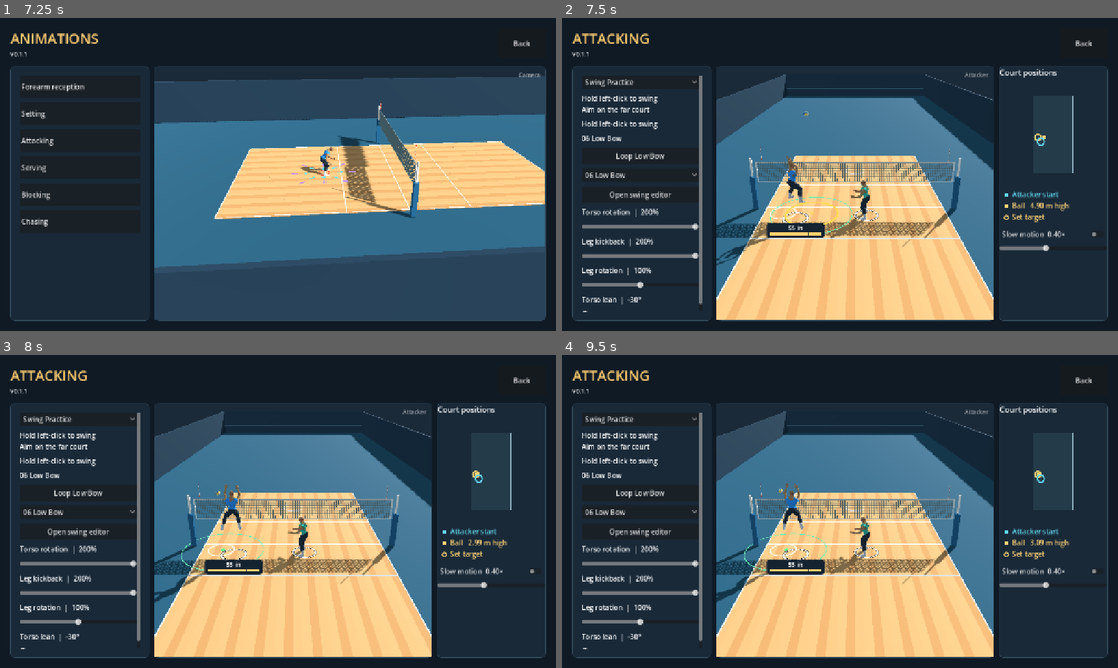
Above: before the commit, frames 1-4 (two rows, left to right).
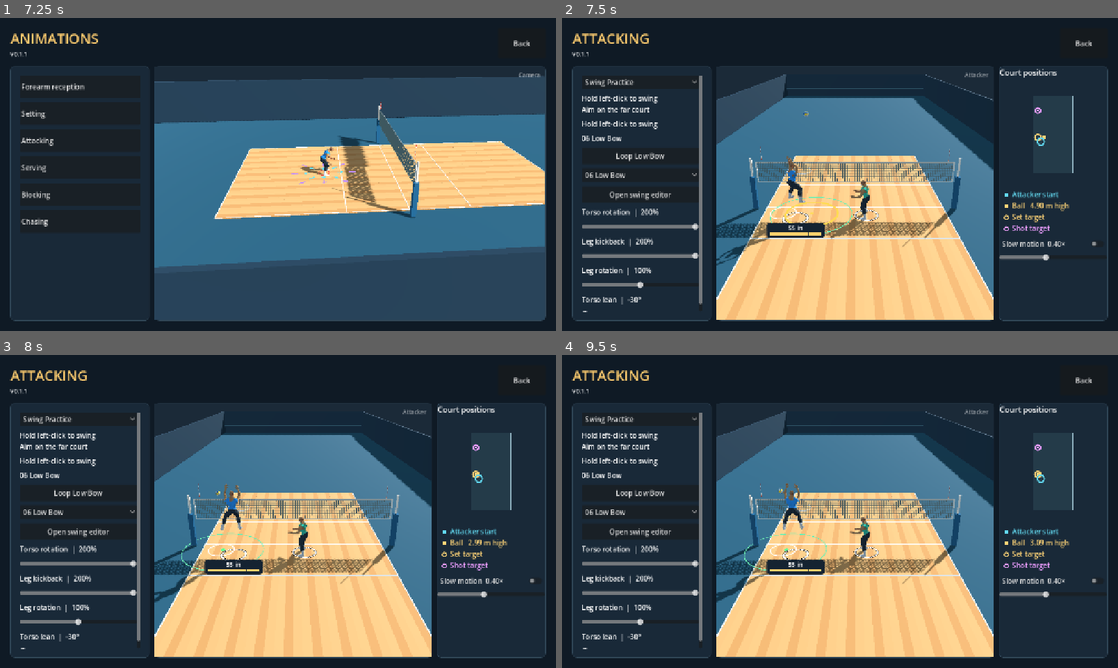
Above: after the commit, the same moments.

Repository: foreandr/volleyball
Game: Godot game, scene res://scenes/main.tscn
Same seed, same stepped clock (60 frames per second), same inputs: the game is played once before the commit and once after it.
Inputs:
- Up to frame 1 (7.25 s): click "Story" at 0.5 s; click "Back" at 1.25 s; click "Story" at 2 s; click "New" at 2.75 s; click "Back" at 3.5 s; click "New" at 4.25 s; click "Save" at 5 s; click "Back" at 5.75 s; click "Continue" at 6.5 s
- Up to frame 2 (7.5 s): click "Attacking" at 7.25 s
- Up to frame 3 (8 s): no input
- Up to frame 4 (9.5 s): click "Open swing editor" at 8 s; click "Back" at 8.75 s

Frame 1 is identical in both runs. In frame 2, 0.7% of the frame differs, in the area x 41-97%, y 28-78%; in frame 3, 0.6%; in frame 4, 0.7%.

Commit message:
Pin attack aim on the court map and match the swing to the shot

Diff:
--- a/scripts/attack_drill.gd
+++ b/scripts/attack_drill.gd
@@ -22,6 +22,9 @@
 const SWING_CONTACT_HEIGHT := 2.22
 const PALM_RADIUS := 0.065
 const SWING_FOLLOW_TIME := 0.49
+const SHOT_AIM_HALF_WIDTH := 7.5
+const SHOT_AIM_NEAR := 4.3
+const SHOT_AIM_FAR := 16.0
 var stage := Stage.SERVE
 var swing_practice := true
 var practice_takeoff := PIN+Vector3(-0.70,RECEIVE_START.y-PIN.y,-0.98)
@@ -51,7 +54,8 @@
 var previous_palm := Vector3.INF
 var swing_hand_speed := 0.0
 var swing_impact_speed := 0.0
-var swing_aim := Vector3(0.0,Flight.FLOOR,9.5)
+var swing_aim := Vector3(PIN.x,Flight.FLOOR,9.5)
+var swing_contact_aim: Vector3
 var swing_contact: Vector3
 var swing_contact_extension := 1.0
 var swing_power := 0.0
@@ -206,7 +210,7 @@
 	return stage == Stage.SET
 
 func aim_swing(point: Vector3) -> void:
-	swing_aim = Vector3(clampf(point.x,-4.4,4.4),Flight.FLOOR,clampf(point.z,4.3,12.9))
+	swing_aim = Vector3(clampf(point.x,-SHOT_AIM_HALF_WIDTH,SHOT_AIM_HALF_WIDTH),Flight.FLOOR,clampf(point.z,SHOT_AIM_NEAR,SHOT_AIM_FAR))
 	swing_target.position = Vector3(swing_aim.x,0.065,swing_aim.z)
 
 func swing_input(pressed: bool) -> void:
@@ -438,7 +442,8 @@
 	swing_power = charge
 	spike_topspin_rps = clampf(swing_impact_speed*0.55,4.0,10.0)
 	pass_origin = swing_contact
-	var target := swing_aim-pass_origin
+	swing_contact_aim = swing_aim
+	var target := swing_contact_aim-pass_origin
 	var speed := clampf(swing_hand_speed*2.2,1.0,32.0)
 	var duration := target.slide(Vector3.UP).length()/speed
 	pass_motion = target/duration+Vector3.UP*Flight.GRAVITY*duration*0.5
@@ -472,13 +477,12 @@
 	for bone in rig.get_bone_count(): pose.append(rig.get_bone_pose(bone))
 	var drive_age := clock-swing_drive_started if is_finite(swing_drive_started) else 0.0
 	var rotation_phase := smoothstep(-0.04,swing_drive_duration+0.05,drive_age) if is_finite(swing_drive_started) else 0.0
-	var aim := rig.to_local(swing_aim)-rig.to_local(setter.global_position)
-	var aim_turn := clampf(atan2(aim.x,aim.z),-0.48,0.48)
+	var shot_aim := swing_contact_aim if stage == Stage.HIT else swing_aim
+	var aim_turn := SpikeArm.follow_heading(shot_aim,contact,rig.global_rotation.y)
 	var power := swing_power if stage == Stage.HIT else swing_charge()
 	var rotation_weight := weight*torso_rotation_scale*lerpf(0.48,1.22,power)
-	var drive_turn := lerpf(-0.57,0.42+aim_turn*0.52,rotation_phase)
-	var finish_turn := SpikeArm.follow_heading(swing_aim,setter.global_position,setter.global_rotation.y)*0.52
-	var turn := lerpf(drive_turn,finish_turn,follow)
+	var drive_turn := lerpf(-0.57,0.36+aim_turn*0.70,rotation_phase)
+	var turn := lerpf(drive_turn,aim_turn*0.52,follow)
 	var airborne := smoothstep(0.08,0.45,setter.position.y-jump.start.y)
 	var leg_release := smoothstep(0.0,1.0,rotation_phase)
 	var leg_turn := tanh(turn*rotation_weight*0.75)*0.32*leg_rotation_scale*airborne*leg_release
@@ -518,7 +522,7 @@
 	# Twist the ribcage around its own axis so the lean stays independent.
 	var chest_axis: Vector3 = (author.point(pose,"neck_01")-author.point(pose,"spine_03")).normalized()
 	author.rotate_world(pose,"spine_03",chest_axis,clampf(turn*rotation_weight,-1.45,1.45))
-	var line_weight := shot_line_weight(swing_aim,contact)
+	var line_weight := shot_line_weight(shot_aim,contact)
 	SpikeArm.apply(pose,author,ball_target,weight,extension,follow,draw_progress,arm_lift,line_weight)
 	var guide_drop := maxf(smoothstep(0.07,0.83,extension),smoothstep(0.0,0.62,follow))
 	SpikeArm.apply_guide_arm(pose,author,Vector3(0.06,0.43,0.64),Vector3(0.26,-0.55,0.15),guide_drop,weight,172.0)
@@ -526,7 +530,10 @@
 		rig.set_bone_pose_rotation(bone,pose[bone].basis.get_rotation_quaternion())
 
 func shot_line_weight(target: Vector3, origin: Vector3) -> float:
-	var across_court := absf(target.x-origin.x)/maxf(target.z-origin.z,0.1)
+	# Only an inward angle crosses the court. Outward aim can still run down the near sideline.
+	var lateral := target.x-origin.x
+	var inward := absf(lateral) if is_zero_approx(origin.x) else -signf(origin.x)*lateral
+	var across_court := inward/maxf(target.z-origin.z,0.1)
 	return 1.0-smoothstep(0.16,0.38,across_court)
 
 func airborne_reach_lean(contact: Vector3) -> Vector2:
--- a/scripts/attack_position_map.gd
+++ b/scripts/attack_position_map.gd
@@ -2,6 +2,7 @@
 
 const START_COLOR := Color("62d9f0")
 const BALL_COLOR := Color("ffd477")
+const SHOT_COLOR := Color("ec9eff")
 const COURT_COLOR := Color("8caebc")
 
 var drill: Node3D
@@ -10,7 +11,7 @@
 var drag_offset := Vector2.ZERO
 
 func _ready() -> void:
-	custom_minimum_size.y = 336
+	custom_minimum_size.y = 358
 	mouse_filter = Control.MOUSE_FILTER_STOP
 
 func _process(_delta: float) -> void:
@@ -39,7 +40,12 @@
 		draw_arc(target,7.0,0.0,TAU,24,BALL_COLOR,2.0,true)
 	draw_circle(ball_marker,4.5,BALL_COLOR)
 	draw_arc(start_marker,8.0,0.0,TAU,24,START_COLOR,2.0,true)
+	var shot := court_point(drill.swing_aim)
+	draw_arc(shot,6.0,0.0,TAU,24,SHOT_COLOR,2.0,true)
+	draw_circle(shot,2.0,SHOT_COLOR)
 	var font := get_theme_default_font()
+	draw_arc(Vector2(16,343),4.5,0.0,TAU,24,SHOT_COLOR,1.5,true)
+	draw_string(font,Vector2(29,348),"Shot target",HORIZONTAL_ALIGNMENT_LEFT,-1,16,SHOT_COLOR)
 	if drill.swing_practice:
 		draw_arc(Vector2(16,317),4.5,0.0,TAU,24,BALL_COLOR,1.5,true)
 		draw_string(font,Vector2(29,322),"Set target",HORIZONTAL_ALIGNMENT_LEFT,-1,16,BALL_COLOR)
@@ -55,12 +61,19 @@
 	return Vector2(size.x*0.5,126.0)+Vector2(-point.x,4.0-point.z)*court_scale()
 
 func _gui_input(event: InputEvent) -> void:
-	if not is_instance_valid(drill) or not drill.swing_practice: return
+	if not is_instance_valid(drill): return
 	if event is InputEventMouseMotion and not drag_marker.is_empty():
 		drag_offset += event.relative
 		accept_event()
 	if event is InputEventMouseButton and event.button_index == MOUSE_BUTTON_LEFT:
 		if event.pressed:
+			var offset: Vector2 = (event.position-court_point(Vector3.ZERO))/court_scale()
+			var point := Vector3(-offset.x,0.0,-offset.y)
+			if absf(point.x) <= drill.SHOT_AIM_HALF_WIDTH and point.z >= drill.SHOT_AIM_NEAR and point.z <= drill.SHOT_AIM_FAR:
+				drill.aim_swing(point)
+				accept_event()
+				return
+			if not drill.swing_practice: return
 			var start := court_point(drill.practice_takeoff)
 			var target := court_point(drill.practice_set_target)
 			var start_distance: float = event.position.distance_to(start)
--- a/scripts/lopez_swing_studies.gd
+++ b/scripts/lopez_swing_studies.gd
@@ -97,7 +97,7 @@
 	var hand_release := smoothstep(lerpf(release_start,1.0,0.49),1.0,progress)
 	var pole := Vector3(-1.0,-0.12,-0.34).lerp(Vector3(-0.95,-0.08,0.48),hand_release)
 	var finish_target := SpikeArm.hip_finish(pose,author,crosscourt,float(profile[8])*0.19)
-	var strike_target := SpikeArm.follow_through_target(shoulder,strike_wrist,finish_target,sweep)
+	var strike_target := SpikeArm.follow_through_target(pose,author,shoulder,strike_wrist,finish_target,sweep)
 	pole = pole.lerp(Vector3(-0.85,0.04,-0.33),sweep)
 	var strike_pose := pose.duplicate()
 	var strike_weight := rising*(1.0-smoothstep(0.59,1.22,landing))
--- a/scripts/spike_arm_swing.gd
+++ b/scripts/spike_arm_swing.gd
@@ -3,7 +3,7 @@
 const SWING_NAME := "06 Low Bow"
 
 static func follow_heading(target: Vector3, origin: Vector3, facing := 0.0) -> float:
-	var direction := target.lerp(Vector3(0.0,target.y,8.5),0.18)-origin
+	var direction := target-origin
 	return clampf(angle_difference(facing,atan2(direction.x,direction.z)),-0.95,0.95)
 
 static func apply(pose: Array, author: RefCounted, ball: Vector3, weight: float, extension: float, follow: float, draw_progress: float, arm_lift: float, line_weight: float) -> void:
@@ -14,7 +14,7 @@
 	var target := (shoulder+raised_draw).lerp(wrist_target,extension)
 	target += Vector3(-0.05,0.14,-0.10)*sin(PI*extension)
 	var finish := follow
-	target = follow_through_target(shoulder,target,hip_finish(pose,author,line_weight < 0.5),finish)
+	target = follow_through_target(pose,author,shoulder,target,hip_finish(pose,author,line_weight < 0.5),finish)
 	var elbow_pole := Vector3(-1.0,0.16,-0.84).lerp(Vector3(-0.75,0.38,-0.28),smoothstep(0.62,1.0,extension))
 	var elbow_limit := lerpf(112.0,158.0,smoothstep(0.29,0.98,extension))
 	elbow_limit = lerpf(elbow_limit,172.0,finish)
@@ -65,7 +65,7 @@
 	var side := -1.0 if crosscourt else 1.0
 	return hip+Vector3(side*clearance,0.02,0.09)
 
-static func follow_through_target(shoulder: Vector3, contact: Vector3, hip: Vector3, progress: float) -> Vector3:
+static func follow_through_target(pose: Array, author: RefCounted, shoulder: Vector3, contact: Vector3, hip: Vector3, progress: float) -> Vector3:
 	var start := contact-shoulder
 	var end := hip-shoulder
 	var forward := Vector3(-0.10,-0.12,1.0).normalized()
@@ -74,7 +74,13 @@
 	var toward := forward.slerp(end.normalized(),progress)
 	var direction := from.slerp(toward,progress)
 	var radius := lerpf(start.length(),end.length(),progress)+0.06*sin(PI*progress)
-	return shoulder+direction*radius
+	var across: Vector3 = author.point(pose,"upperarm_l")-shoulder
+	var up: Vector3 = author.point(pose,"neck_01")-author.point(pose,"spine_03")
+	var chest_forward := across.cross(up).normalized()
+	var clearance := 0.15*smoothstep(0.08,0.58,progress)*(1.0-smoothstep(0.63,1.0,progress))
+	# Carry the arm forward of the ribs while preserving reach and both endpoints.
+	var offset := (direction*radius+chest_forward*clearance).normalized()*radius
+	return shoulder+offset
 
 static func align_finish_wrist(pose: Array, author: RefCounted, progress: float) -> void:
 	var amount := smoothstep(0.25,0.95,progress)
--- a/scripts/story_animations.gd
+++ b/scripts/story_animations.gd
@@ -918,7 +918,7 @@
 		elif event is InputEventMouseMotion:
 			if event.button_mask & MOUSE_BUTTON_MASK_MIDDLE:
 				orbit_setting_camera(event.relative)
-			elif setting_drill.can_aim_set() or (selected_category == "Attacking" and setting_drill.can_aim_swing()):
+			elif setting_drill.can_aim_set():
 				var point: Vector2 = setup_drag.screen_position(event.position)
 				var hit: Variant = Plane(Vector3.UP,0.055).intersects_ray(preview_camera.project_ray_origin(point),preview_camera.project_ray_normal(point))
 				if hit is Vector3:
@@ -928,7 +928,7 @@
 			if event.button_index == MOUSE_BUTTON_LEFT and selected_category == "Attacking" and setting_drill.can_aim_swing():
 				var point: Vector2 = setup_drag.screen_position(event.position)
 				var hit: Variant = Plane(Vector3.UP,0.055).intersects_ray(preview_camera.project_ray_origin(point),preview_camera.project_ray_normal(point))
-				if hit is Vector3: setting_drill.aim_swing(hit)
+				if hit is Vector3 and hit.z >= setting_drill.SHOT_AIM_NEAR: setting_drill.aim_swing(hit)
 				setting_drill.swing_input(true)
 			elif setting_drill.can_aim_set() and event.button_index in [MOUSE_BUTTON_WHEEL_UP,MOUSE_BUTTON_WHEEL_DOWN]:
 				adjust_bump_height((0.25 if event.button_index == MOUSE_BUTTON_WHEEL_UP else -0.25)*maxf(0.1,event.factor))
@@ -981,23 +981,23 @@
 	var crosscourt: bool = setting_drill.shot_line_weight(shot_target,setting_drill.practice_set_target) < 0.5
 	var id := LOW_BOW_EDIT_ID if study < 0 else "lopez_study_%02d" % (study+1)
 	var title: String = "06 Low Bow" if study < 0 else LopezStudies.STUDIES[study][0]
-	if study >= 0 and crosscourt:
+	if crosscourt:
 		id += "_cross"
 		title += " Crosscourt"
-	StorySession.edit_entry = {"id":id,"name":title,"category":"Attacking","type":"Cross Hit" if study >= 0 and crosscourt else "Line Hit"}
+	StorySession.edit_entry = {"id":id,"name":title,"category":"Attacking","type":"Cross Hit" if crosscourt else "Line Hit"}
 	for entry in Catalog.custom_entries():
 		if entry.get("source") == id: StorySession.edit_entry = entry.duplicate(true)
 	if StorySession.edit_entry.has("path"):
 		StorySession.edit_animation = Catalog.load_clip(StorySession.edit_entry,preview_player)
 	else:
-		var base := bake_low_bow_starter(study >= 0)
+		var base := bake_low_bow_starter(study >= 0,shot_target)
 		StorySession.edit_animation = base if study < 0 else LopezStudies.bake(base,preview_player,study,crosscourt,shot_target)
 	get_tree().change_scene_to_file("res://scenes/animation_editor.tscn")
 
-func bake_low_bow_starter(include_landing := false) -> Animation:
+func bake_low_bow_starter(include_landing := false, shot_target := Vector3(2.0,0.0,10.5)) -> Animation:
 	var drill = setting_drill
 	drill.set_swing_practice(true)
-	drill.aim_swing(Vector3(2.0,0.0,10.5))
+	drill.aim_swing(shot_target)
 	drill.swing_input(true)
 	var start := preview_player.position
 	var rig: Skeleton3D = preview_player.skeleton
